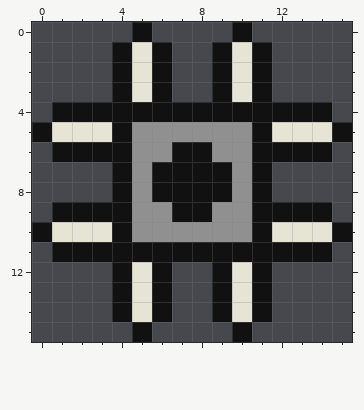
Two versions of one pixel-art sprite, images/spike.png. Above, as it was before the edit.
The file is 16x16 pixels.
And afterwards:
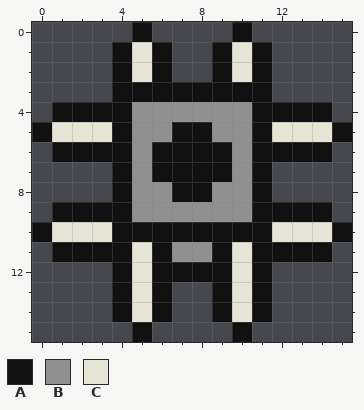
Palette (. is transparent): A #111111  B #909090  C #e6e4d5
Message: Add perspective to spike trap: not sure what I think about it yet
Change:
Changed rows in their new state; - is an unchanged pixel.
first column x 5:
 3 A-AA-A
 4 BBBBBB
 5 --AA--
 6 -A--A-
 8 -B--B-
 9 --BB--
10 AAAAAA
11 C-BB-C
12 --AA--
Changed places in both pictures, as pixel boxes (x1, y1, x2, y2):
changed: (132, 82, 252, 282)
